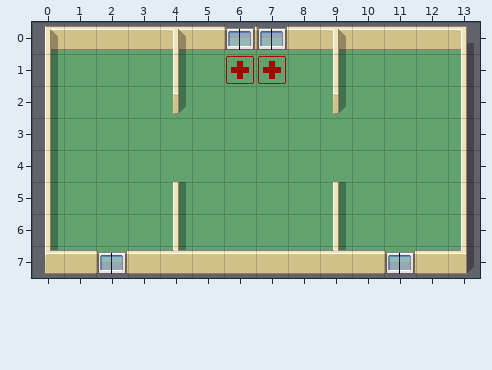
Tiled map, stored at data/tutorial4.tmx. This is how it looked before the edit.
Cells are 32x32 px. Shown: x 0..13, y 0..7.
And afterwards:
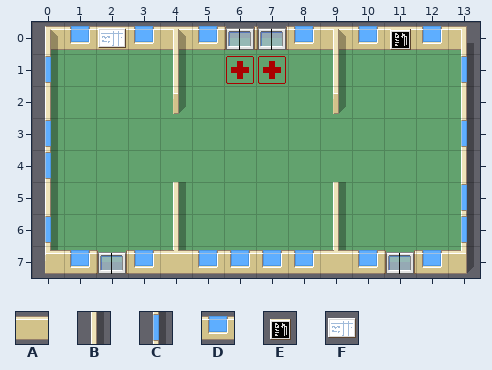
Key: from "hospital_256": A 0, B 16, C 35, D 43, E 46, F 47.
_ is an empty cell.
Change:
Layer "Walls":
The edit turns tile B into tile C in row 1 at x 0 and 13; in row 3 at x 0 and 13; in row 4 at x 0; in row 5 at x 13; in row 6 at x 0 and 13.
The edit turns tile A into tile D in row 0 at x 1, 3, 5, 8, 10 and 12; in row 7 at x 1, 3, 5 to 8, 10 and 12.
Layer "decoration":
There is now tile E in row 0 at x 11.
There is now tile F in row 0 at x 2.
